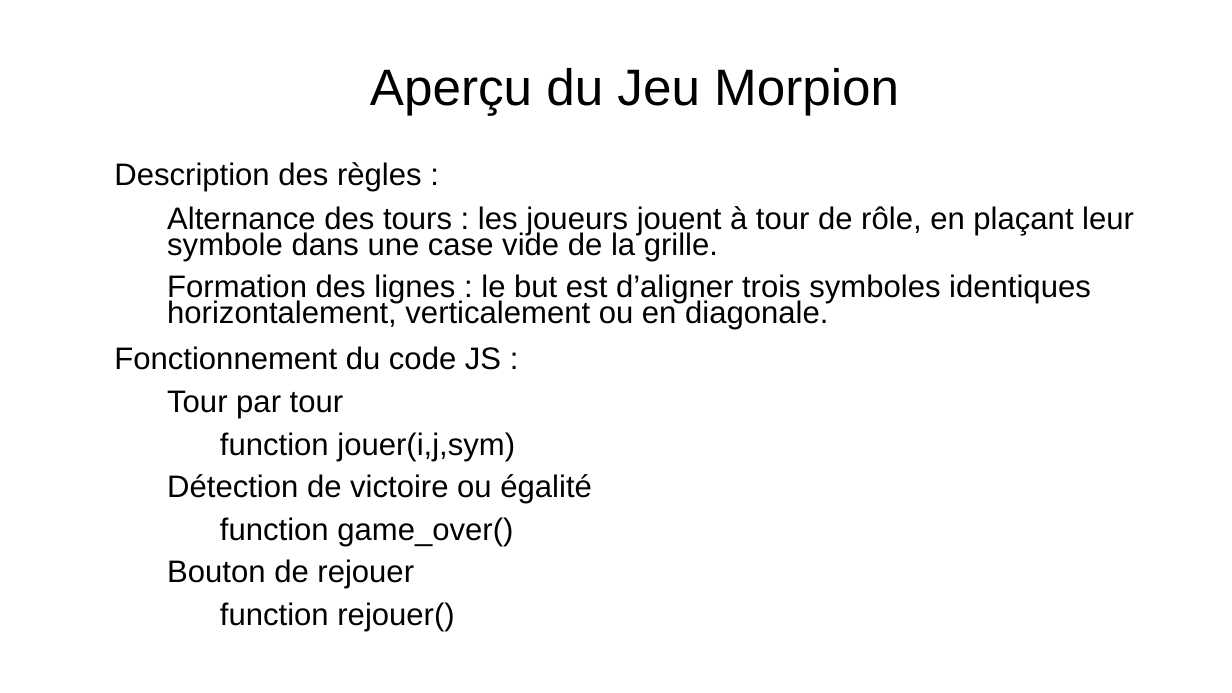
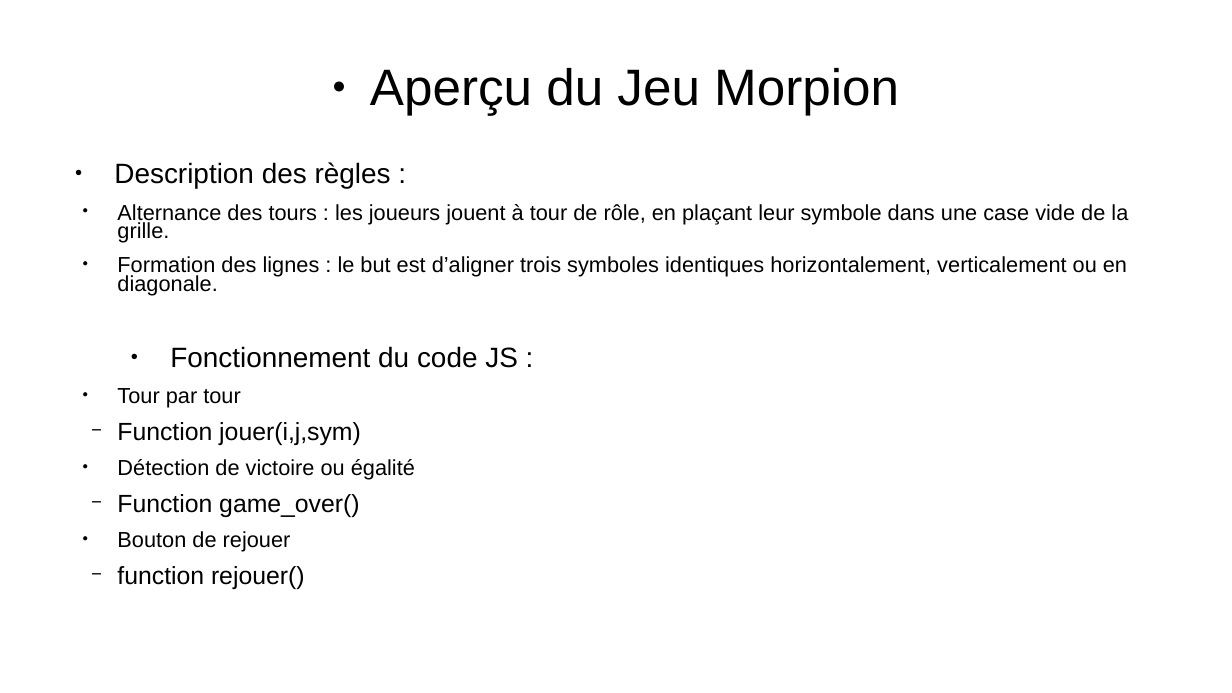
Before and after one commit to Cboukhal/projet_groupe, a slide deck: slide 4 of Camil/powerpoint/powerpoint_prototype.odp. Drawn at 1232x693 pixels with LibreOffice and Linux fonts; fonts in the diff are those of the drawing; background and template pictures are left out. Boxes give left, top, right and bottom in pixels: in the first picture for what was removed or moved away, otherwise in the second. Text is boxed around its words. In the diff, an @@ line names an element or a change of style, - is before the commit and + after.

```diff
--- a/Camil/powerpoint/powerpoint_prototype.odp
+++ b/Camil/powerpoint/powerpoint_prototype.odp
@@ title "Aperçu du Jeu Morpion" at [370, 68, 899, 116]: bullet colour #FFFFFF to #000000 @@
@@ text at [114, 162, 1128, 589]: size 20 to 18 pt in "Description des règles :", "Fonctionnement du code JS :"; size 20 to 14 pt in "Alternance des tours : les joueurs jouent ...", "Formation des lignes : le but est ...", "Tour par tour", "Détection de victoire ou égalité" and 1 more places; size 20 to 16 pt in "function rejouer()"; bullet colour #FFFFFF to #000000; bullet − to ●; list level 2 to 3 in "Alternance des tours : les ..."; list level 2 to 3 in "Formation des lignes : le ..."; list level 2 to 3 in "Tour par tour"; list level 2 to 3 in "Détection de victoire ou égalité"; list level 2 to 3 in "Bouton de rejouer"; bullet ● to −; list level 3 to 4 in "function rejouer()" @@
@@ text at [117, 422, 361, 445]: text changed; size 20 to 16 pt @@
-    ● function jouer(i,j,sym)
+      − Function jouer(i,j,sym)
@@ text at [117, 494, 359, 517]: text changed; size 20 to 16 pt @@
-    ● function game_over()
+      − Function game_over()
```
Also in this commit, not shown: 11 other slides changed, 2 slides added, 1 slide removed, 1 other file.
